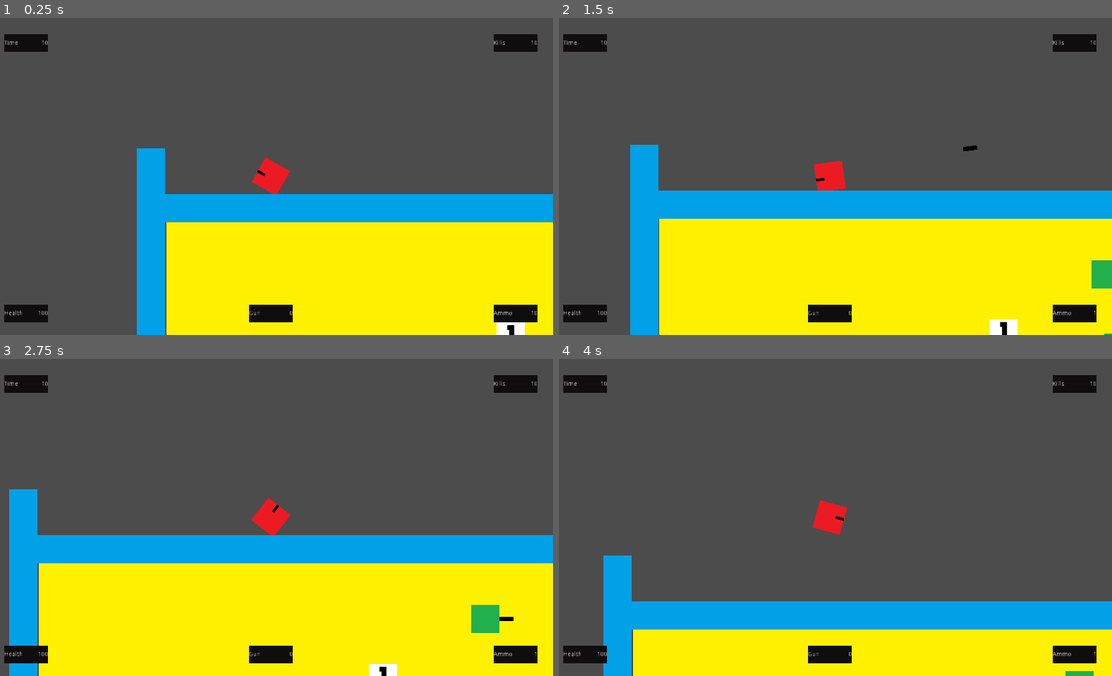
Above: before the commit, frames 1-4 (two rows, left to right).
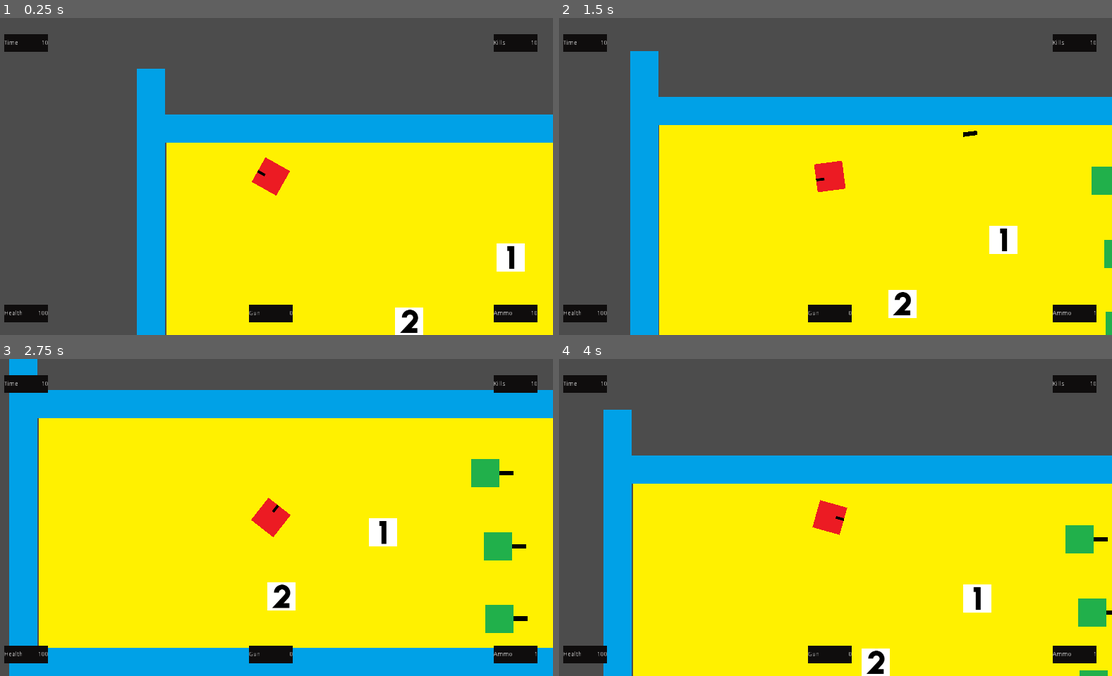
Above: after the commit, the same moments.

Repository: devmcclu/Project-FreeGUN
Game: Godot game, scene res://levels/Main.tscn
The game is run twice, just before and just after one commit, with the same random seed, the same clock (stepped at 60 frames per second) and the same inputs. This scene is started directly instead of the project's main scene.
Inputs (mouse positions are in pixels of both pictures, inside the frame that each line leads up to):
- Up to frame 1 (0.25 s): no input
- Up to frame 2 (1.5 s): tap Enter at 0.5 s; move the mouse to (951, 160) at 0.52 s; hold D (player_move_right) 0.53-1.28 s; click (951, 160) at 0.6 s; move the mouse to (719, 192) at 1.27 s; hold S (player_move_down) from 1.28 s (still down); tap 1 (switch_weapon_1) at 1.35 s
- Up to frame 3 (2.75 s): move the mouse to (326, 447) at 2.02 s; release S (player_move_down) at 2.03 s; hold D (player_move_right) from 2.03 s (still down); tap 2 (switch_weapon_2) at 2.1 s
- Up to frame 4 (4 s): move the mouse to (802, 580) at 2.77 s; release D (player_move_right) at 2.78 s; hold W (player_move_up) 2.78-3.53 s; tap 3 (switch_weapon_3) at 2.85 s; move the mouse to (1001, 565) at 3.52 s; hold A (player_move_left) from 3.53 s (still down); hold Mouse wheel up (weapon_up) from 3.53 s (still down)

The runs differ from the first frame. In frame 1, 26% of the frame differs, in the area x 24-100%, y 16-100%; in frame 2, 34%; in frame 3, 61%, in the area x 1-100%, y 0-100%; in frame 4, 50%.

Commit message:
Move player character in Main.tscn

Diff:
--- a/levels/Main.tscn
+++ b/levels/Main.tscn
@@ -9,7 +9,6 @@
 [ext_resource path="res://graphics/gun_2.png" type="Texture" id=7]
 [ext_resource path="res://graphics/wall.png" type="Texture" id=8]
 
-
 [sub_resource type="RectangleShape2D" id=1]
 
 custom_solver_bias = 0.0
@@ -40,6 +39,7 @@
 
 [node name="player" parent="." index="1" instance=ExtResource( 2 )]
 
+position = Vector2( 0, 110 )
 collision_mask = 15
 collision/safe_margin = 0.05
 script = ExtResource( 3 )
